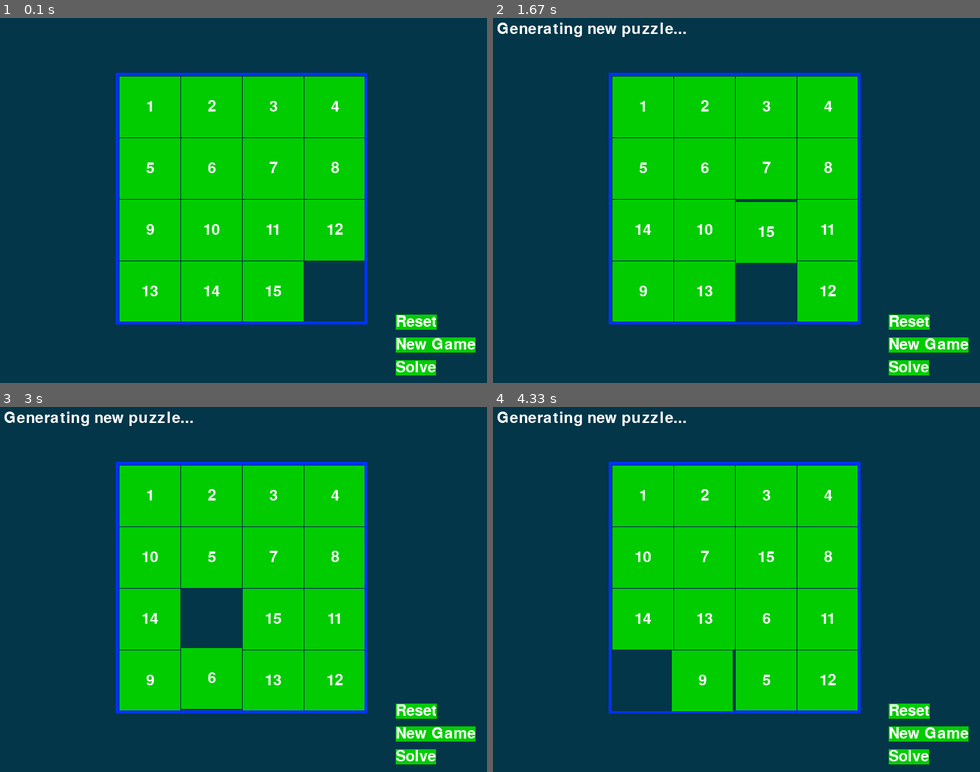
Above: before the commit, frames 1-4 (two rows, left to right).
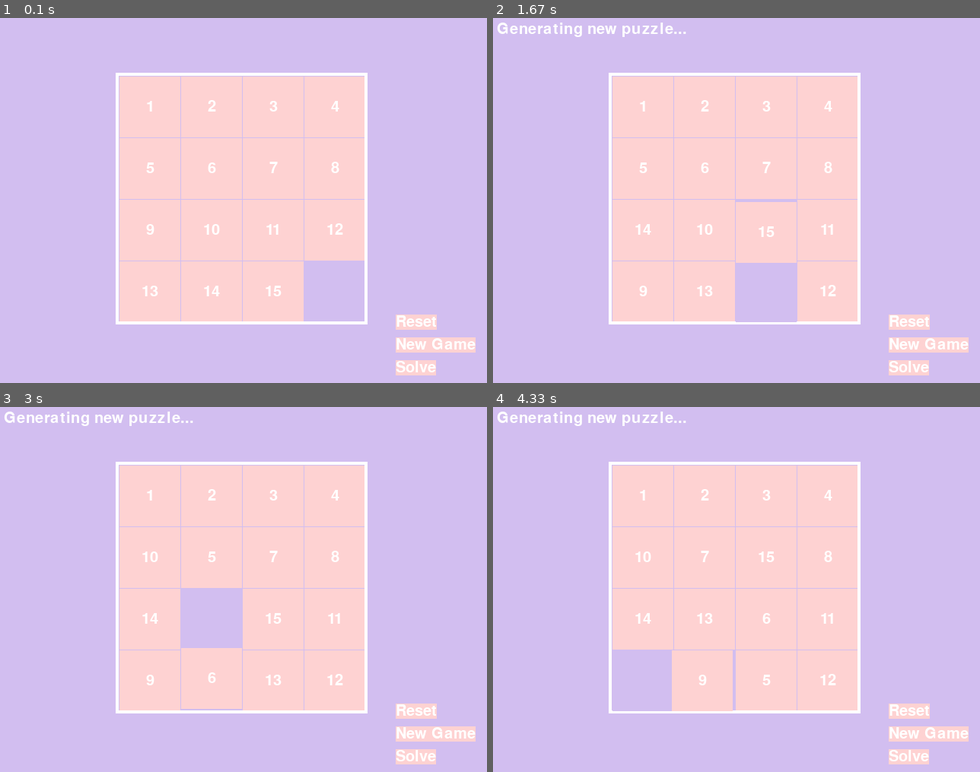
Above: after the commit, the same moments.

Repository: AJHS-Kelley/8b-ajhs-game-programming-23-24-ScullFoxx
Game: pygame game, started from gaming_excercises/07_numberSlider/slidepuzzle.py
Two runs of this game, one before a commit and one after it. Both use one fixed random seed, a clock stepped at 60 frames per second and the inputs below.
Inputs:
- Up to frame 1 (0.1 s): no input
- Up to frame 2 (1.67 s): tap Space at 0.33 s
- Up to frame 3 (3 s): no input
- Up to frame 4 (4.33 s): no input

The runs differ from the first frame. In frame 1, 99% of the frame differs, in the area x 0-100%, y 0-100%; in frame 2, 99%; in frame 3, 99%; in frame 4, 99%.

Commit message:
Learning code

Diff:
--- a/gaming_excercises/07_numberSlider/slidepuzzle.py
+++ b/gaming_excercises/07_numberSlider/slidepuzzle.py
@@ -18,14 +18,13 @@
 #                 R    G    B
 BLACK =         (  0,   0,   0)
 WHITE =         (255, 255, 255)
-BRIGHTBLUE =    (  0,  50, 255)
-DARKTURQUOISE = (  3,  54,  73)
-GREEN =         (  0, 204,   0)
-
-BGCOLOR = DARKTURQUOISE
-TILECOLOR = GREEN
+PURPLE = (  210, 190,  240)
+PINK =         (  254, 210,  210)
+
+BGCOLOR = PURPLE
+TILECOLOR = PINK
 TEXTCOLOR = WHITE
-BORDERCOLOR = BRIGHTBLUE
+BORDERCOLOR = WHITE
 BASICFONTSIZE = 20
 
 BUTTONCOLOR = WHITE
--- /dev/null
+++ b/gaming_excercises/randomGames/pygameTest.py
@@ -0,0 +1,16 @@
+# Messing around trying to learn code.
+
+import pygame, sys, random
+from pygame.locals import *
+
+BOARDWIDTH = 4  # number of columns in the board
+BOARDHEIGHT = 4 # number of rows in the board
+TILESIZE = 80
+WINDOWWIDTH = 640
+WINDOWHEIGHT = 480
+FPS = 30
+BLANK = None
+
+
+XMARGIN = int((WINDOWWIDTH - (TILESIZE * BOARDWIDTH + (BOARDWIDTH - 1))) / 2)
+YMARGIN = int((WINDOWHEIGHT - (TILESIZE * BOARDHEIGHT + (BOARDHEIGHT - 1))) / 2)
